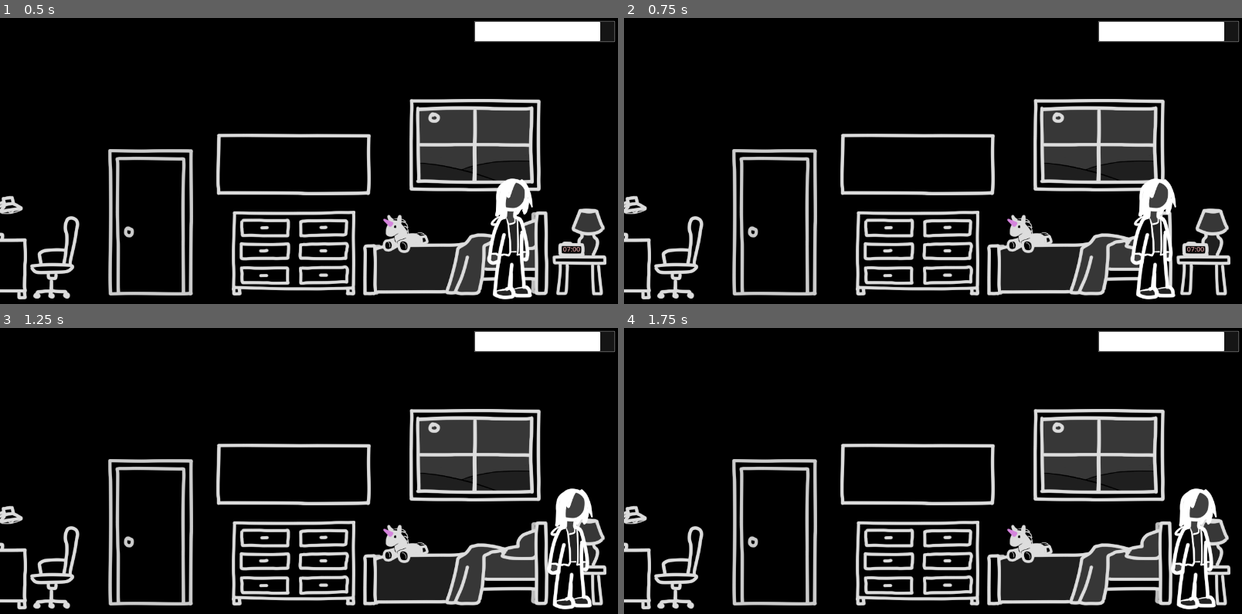
Above: before the commit, frames 1-4 (two rows, left to right).
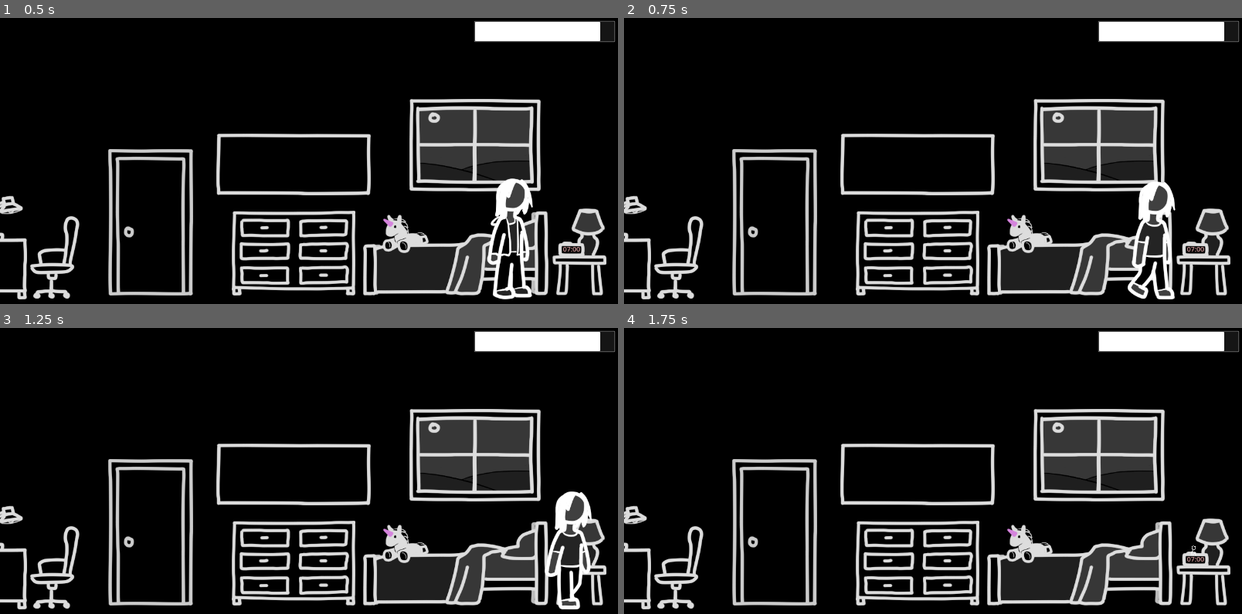
Above: after the commit, the same moments.

Repository: Fuzzlewuzzlekins/lysander-gdscript
Game: Godot game, scene res://levels/bedroom.tscn
The game is run twice, just before and just after one commit, with the same random seed, the same clock (stepped at 60 frames per second) and the same inputs.
Inputs:
- Up to frame 1 (0.5 s): no input
- Up to frame 2 (0.75 s): tap Enter at 0.5 s; hold Right (move_right) from 0.53 s (still down); tap E (interact) at 0.6 s
- Up to frame 3 (1.25 s): keep holding Right (move_right)
- Up to frame 4 (1.75 s): release Right (move_right) at 1.28 s; hold Down (sit_down) from 1.28 s (still down); tap Shift (toggle_sit) at 1.35 s

Frame 1 is identical in both runs. In frame 2, 1.3% of the frame differs, in the area x 81-90%, y 56-99%; in frame 3, 1.3%; in frame 4, 1.9%, in the area x 88-96%, y 56-99%.

Commit message:
Test walk animation for Player

Diff:
--- a/elements/player.gd
+++ b/elements/player.gd
@@ -78,3 +78,17 @@
 		$AnimatedSprite2D.play("sit_idle")
 	elif current_anim == "stand":
 		$AnimatedSprite2D.play("idle")
+
+
+# Alternate way to move the character only when the anim frame changes. Stuttery.
+func _on_animated_sprite_2d_frame_changed() -> void:
+	#var current_anim = $AnimatedSprite2D.animation
+	#if current_anim == "walk":
+		#var sprite_frames: SpriteFrames = $AnimatedSprite2D.sprite_frames
+		#var fps: float = sprite_frames.get_animation_speed(current_anim)
+		#if $AnimatedSprite2D.flip_h:
+			#position.x -= speed / fps
+		#else:
+			#position.x += speed / fps
+		#position.x = clampf(position.x, 0 + SCENE_MARGIN, scene_bound_right - SCENE_MARGIN)
+	pass
--- a/elements/player.tscn
+++ b/elements/player.tscn
@@ -1,11 +1,20 @@
-[gd_scene load_steps=21 format=3 uid="uid://bfhhyigp58xxk"]
+[gd_scene load_steps=25 format=3 uid="uid://bfhhyigp58xxk"]
 
 [ext_resource type="Texture2D" uid="uid://muyfm6kbnuj4" path="res://assets/lysander_temp_sprite.png" id="1_4flbx"]
 [ext_resource type="Script" uid="uid://chstppc2wpqiq" path="res://elements/player.gd" id="1_onrkg"]
-
-[sub_resource type="AtlasTexture" id="AtlasTexture_onrkg"]
-atlas = ExtResource("1_4flbx")
-region = Rect2(0, 32, 16, 32)
+[ext_resource type="Texture2D" uid="uid://cw0xjeni01nll" path="res://assets/lysander_idle_temp.png" id="2_iy5ew"]
+[ext_resource type="Texture2D" uid="uid://ckmaal45m3ot8" path="res://assets/lysander_pjs_walk0001.png" id="4_g8wk1"]
+[ext_resource type="Texture2D" uid="uid://c530q247wtlfd" path="res://assets/lysander_pjs_walk0002.png" id="5_wpvne"]
+[ext_resource type="Texture2D" uid="uid://pjytlvjnkx1b" path="res://assets/lysander_pjs_walk0003.png" id="6_uhma8"]
+[ext_resource type="Texture2D" uid="uid://ng28stu7yoel" path="res://assets/lysander_pjs_walk0004.png" id="7_8f34y"]
+[ext_resource type="Texture2D" uid="uid://dqdme708jrxlk" path="res://assets/lysander_pjs_walk0005.png" id="8_mjpw8"]
+[ext_resource type="Texture2D" uid="uid://diiuiy85vspus" path="res://assets/lysander_pjs_walk0006.png" id="9_0ehgu"]
+[ext_resource type="Texture2D" uid="uid://cf5vemm5vnvqb" path="res://assets/lysander_pjs_walk0007.png" id="10_l7mpt"]
+[ext_resource type="Texture2D" uid="uid://derfb2yemgpcx" path="res://assets/lysander_pjs_walk0008.png" id="11_kik14"]
+[ext_resource type="Texture2D" uid="uid://d1y6a86jrji1e" path="res://assets/lysander_pjs_walk0009.png" id="12_8f34y"]
+[ext_resource type="Texture2D" uid="uid://bhn7mn13jevbm" path="res://assets/lysander_pjs_walk0010.png" id="13_mjpw8"]
+[ext_resource type="Texture2D" uid="uid://b0gudk7sd105k" path="res://assets/lysander_pjs_walk0011.png" id="14_0ehgu"]
+[ext_resource type="Texture2D" uid="uid://bdetr70fv1nlc" path="res://assets/lysander_pjs_walk0012.png" id="15_l7mpt"]
 
 [sub_resource type="AtlasTexture" id="AtlasTexture_i3pqv"]
 atlas = ExtResource("1_4flbx")
@@ -35,43 +44,11 @@
 atlas = ExtResource("1_4flbx")
 region = Rect2(112, 32, 16, 32)
 
-[sub_resource type="AtlasTexture" id="AtlasTexture_n7ghd"]
-atlas = ExtResource("1_4flbx")
-region = Rect2(0, 0, 16, 32)
-
-[sub_resource type="AtlasTexture" id="AtlasTexture_nvl01"]
-atlas = ExtResource("1_4flbx")
-region = Rect2(16, 0, 16, 32)
-
-[sub_resource type="AtlasTexture" id="AtlasTexture_ivps1"]
-atlas = ExtResource("1_4flbx")
-region = Rect2(32, 0, 16, 32)
-
-[sub_resource type="AtlasTexture" id="AtlasTexture_urp6f"]
-atlas = ExtResource("1_4flbx")
-region = Rect2(48, 0, 16, 32)
-
-[sub_resource type="AtlasTexture" id="AtlasTexture_bwjto"]
-atlas = ExtResource("1_4flbx")
-region = Rect2(64, 0, 16, 32)
-
-[sub_resource type="AtlasTexture" id="AtlasTexture_606se"]
-atlas = ExtResource("1_4flbx")
-region = Rect2(80, 0, 16, 32)
-
-[sub_resource type="AtlasTexture" id="AtlasTexture_u1c27"]
-atlas = ExtResource("1_4flbx")
-region = Rect2(96, 0, 16, 32)
-
-[sub_resource type="AtlasTexture" id="AtlasTexture_op7ga"]
-atlas = ExtResource("1_4flbx")
-region = Rect2(112, 0, 16, 32)
-
 [sub_resource type="SpriteFrames" id="SpriteFrames_q13i1"]
 animations = [{
 "frames": [{
 "duration": 1.0,
-"texture": SubResource("AtlasTexture_onrkg")
+"texture": ExtResource("2_iy5ew")
 }],
 "loop": true,
 "name": &"idle",
@@ -115,32 +92,44 @@
 }, {
 "frames": [{
 "duration": 1.0,
-"texture": SubResource("AtlasTexture_n7ghd")
+"texture": ExtResource("4_g8wk1")
 }, {
 "duration": 1.0,
-"texture": SubResource("AtlasTexture_nvl01")
+"texture": ExtResource("5_wpvne")
 }, {
 "duration": 1.0,
-"texture": SubResource("AtlasTexture_ivps1")
+"texture": ExtResource("6_uhma8")
 }, {
 "duration": 1.0,
-"texture": SubResource("AtlasTexture_urp6f")
+"texture": ExtResource("7_8f34y")
 }, {
 "duration": 1.0,
-"texture": SubResource("AtlasTexture_bwjto")
+"texture": ExtResource("8_mjpw8")
 }, {
 "duration": 1.0,
-"texture": SubResource("AtlasTexture_606se")
+"texture": ExtResource("9_0ehgu")
 }, {
 "duration": 1.0,
-"texture": SubResource("AtlasTexture_u1c27")
+"texture": ExtResource("10_l7mpt")
 }, {
 "duration": 1.0,
-"texture": SubResource("AtlasTexture_op7ga")
+"texture": ExtResource("11_kik14")
+}, {
+"duration": 1.0,
+"texture": ExtResource("12_8f34y")
+}, {
+"duration": 1.0,
+"texture": ExtResource("13_mjpw8")
+}, {
+"duration": 1.0,
+"texture": ExtResource("14_0ehgu")
+}, {
+"duration": 1.0,
+"texture": ExtResource("15_l7mpt")
 }],
 "loop": true,
 "name": &"walk",
-"speed": 10.0
+"speed": 12.0
 }]
 
 [sub_resource type="RectangleShape2D" id="RectangleShape2D_i3pqv"]
@@ -150,12 +139,11 @@
 script = ExtResource("1_onrkg")
 
 [node name="AnimatedSprite2D" type="AnimatedSprite2D" parent="."]
-texture_filter = 1
-scale = Vector2(4, 4)
 sprite_frames = SubResource("SpriteFrames_q13i1")
-animation = &"idle"
+animation = &"walk"
 
 [node name="CollisionShape2D" type="CollisionShape2D" parent="."]
 shape = SubResource("RectangleShape2D_i3pqv")
 
 [connection signal="animation_finished" from="AnimatedSprite2D" to="." method="_on_animated_sprite_2d_animation_finished"]
+[connection signal="frame_changed" from="AnimatedSprite2D" to="." method="_on_animated_sprite_2d_frame_changed"]
--- a/levels/bedroom.tscn
+++ b/levels/bedroom.tscn
@@ -12,7 +12,6 @@
 [ext_resource type="Texture2D" uid="uid://b44742yx7v4lj" path="res://assets/end_table.png" id="10_feehn"]
 [ext_resource type="Texture2D" uid="uid://bq4r6gh84io6e" path="res://assets/alarm.png" id="11_p4vkl"]
 [ext_resource type="PackedScene" uid="uid://bfhhyigp58xxk" path="res://elements/player.tscn" id="12_mkqlh"]
-[ext_resource type="Texture2D" uid="uid://cw0xjeni01nll" path="res://assets/lysander_idle_temp.png" id="13_lwrpj"]
 [ext_resource type="Texture2D" uid="uid://b2ob5eq03tysd" path="res://assets/desk.png" id="14_sofmq"]
 [ext_resource type="Texture2D" uid="uid://dlny5mgi7r2oh" path="res://assets/desk_chair.png" id="15_1f4of"]
 [ext_resource type="PackedScene" uid="uid://b36tyxmpgb1cq" path="res://elements/dialogue_box.tscn" id="16_ipsgu"]
@@ -109,12 +108,6 @@
 position = Vector2(1120, 456)
 metadata/_edit_group_ = true
 
-[node name="AnimatedSprite2D" parent="SceneElements/Player" index="0"]
-visible = false
-
-[node name="LysanderIdleTemp" type="Sprite2D" parent="SceneElements/Player"]
-texture = ExtResource("13_lwrpj")
-
 [node name="Camera2D" type="Camera2D" parent="SceneElements/Player"]
 limit_left = 0
 limit_top = 0
--- a/levels/living_room.tscn
+++ b/levels/living_room.tscn
@@ -24,6 +24,13 @@
 [sub_resource type="GradientTexture1D" id="GradientTexture1D_copq6"]
 gradient = SubResource("Gradient_ao43s")
 
+[sub_resource type="Resource" id="Resource_fx3kc"]
+resource_local_to_scene = true
+resource_name = "Behavior"
+script = ExtResource("12_brvyb")
+animation = "idle"
+duration = 1.0
+
 [sub_resource type="Resource" id="Resource_ao43s"]
 resource_local_to_scene = true
 resource_name = "Behavior"
@@ -38,13 +45,6 @@
 animation = "idle"
 duration = 1.0
 
-[sub_resource type="Resource" id="Resource_cuwug"]
-resource_local_to_scene = true
-resource_name = "Behavior"
-script = ExtResource("12_brvyb")
-animation = "idle"
-duration = 1.0
-
 [node name="LivingRoom" type="Node2D"]
 
 [node name="Background" type="ColorRect" parent="."]
@@ -202,10 +202,8 @@
 position = Vector2(856, 456)
 metadata/_edit_group_ = true
 
-[node name="AnimatedSprite2D" parent="SceneElements/Player" index="0"]
-visible = false
-
 [node name="LysanderIdleTemp" type="Sprite2D" parent="SceneElements/Player"]
+visible = false
 texture = ExtResource("5_wci2e")
 
 [node name="Camera2D" type="Camera2D" parent="SceneElements/Player"]
Binary file added: assets/lysander_pjs_walk0001.png
Not shown, added: assets/lysander_pjs_walk0001.png.import
Binary file added: assets/lysander_pjs_walk0002.png
Not shown, added: assets/lysander_pjs_walk0002.png.import
Binary file added: assets/lysander_pjs_walk0003.png
Not shown, added: assets/lysander_pjs_walk0003.png.import
Binary file added: assets/lysander_pjs_walk0004.png
Not shown, added: assets/lysander_pjs_walk0004.png.import
Binary file added: assets/lysander_pjs_walk0005.png
Not shown, added: assets/lysander_pjs_walk0005.png.import
Binary file added: assets/lysander_pjs_walk0006.png
Not shown, added: assets/lysander_pjs_walk0006.png.import
(and 14 more such lines)
